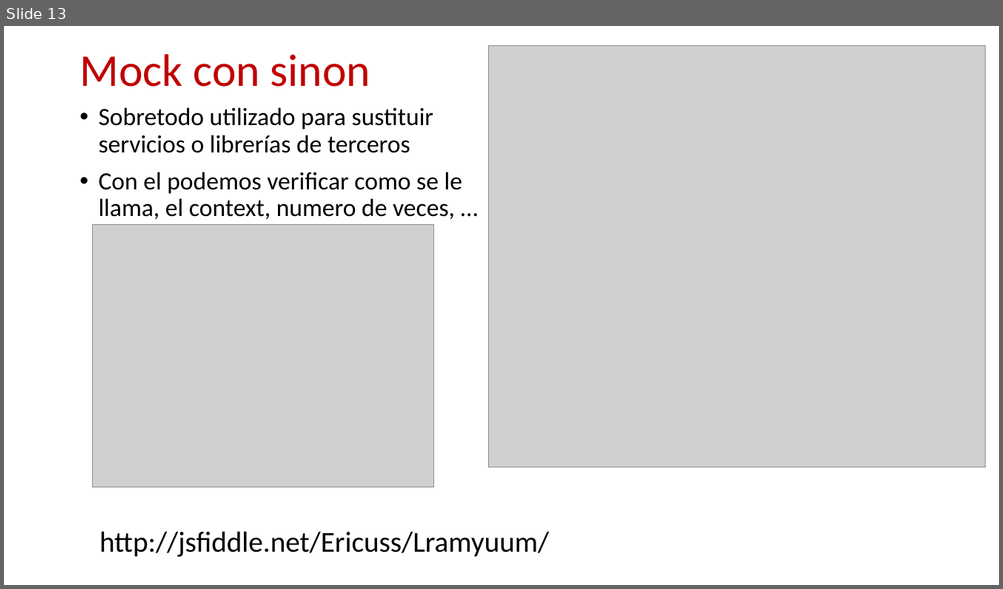
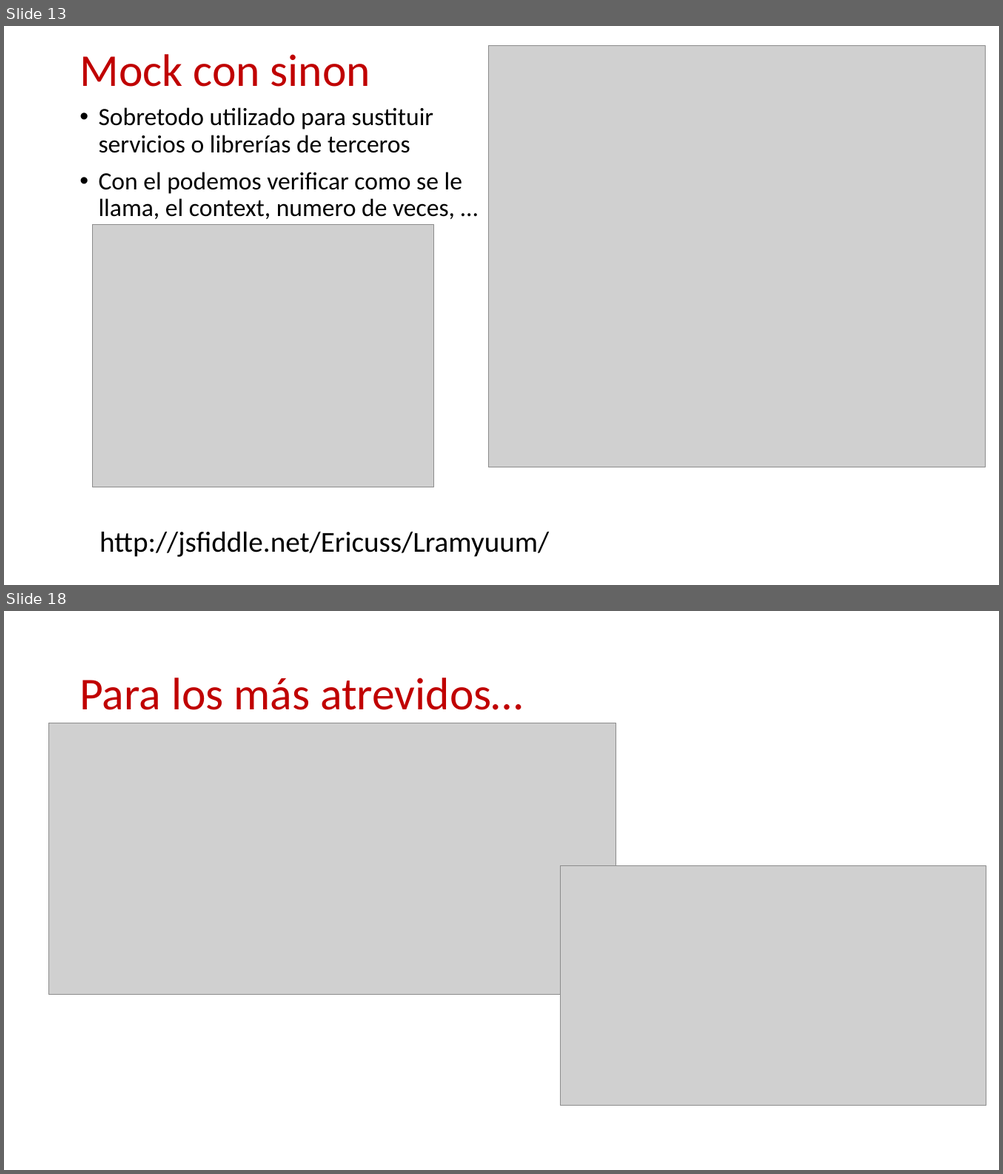
Before and after one commit to ericuss/TDD-Miercolex-Tokiota, a slide deck: Documentacion/jasmine.pptx. Shown one above the other, each under a label of ours: slide 13 before the commit, slides 13 and 18 after it; the slides between them are not shown. The pictures are 1003x589 and 1003x1174 pixels, drawn with LibreOffice and Linux fonts; fonts in the diff are those of the drawing; grey boxes stand for pictures; background and template pictures are left out. Boxes give left, top, right and bottom in pixels: in the first picture for what was removed or moved away, otherwise in the second. Text is boxed around its words. In the diff, an @@ line names an element or a change of style, - is before the commit and + after.

```diff
--- a/Documentacion/jasmine.pptx
+++ b/Documentacion/jasmine.pptx
@@ slide 18 added at box(4, 611, 999, 1170), background #FFFFFF @@
@@ title added at box(79, 678, 523, 710), 44 pt, text #C00000 @@
+Para los más atrevidos…
@@ picture added at box(48, 723, 616, 994) @@
@@ picture added at box(560, 866, 986, 1105) @@
```
Also in this commit, not shown: 5 slides changed, 5 other slides added, 2 slides removed, 1 other file.
